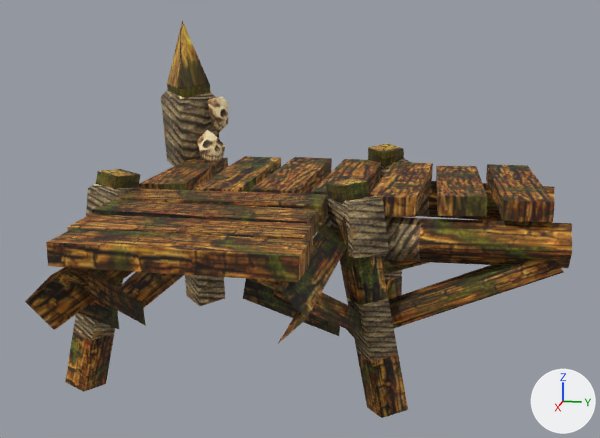
Before and after pictures for a commit that changed the FBX model Assets/3DModels/Map/Plank/turn_right.fbx.
Before and after are seen from a camera (50 mm lens) standing at (85.0, 21.4, 15.7) and looking at (8.1, 6.0, -3.5). Every picture has the same lights, and +X, +Y and +Z are marked at lower right. Where no turn or scale is listed for an object, it has been applied to the vertices.

Names of what the first picture shows: 'plankTurnA_prefab'.
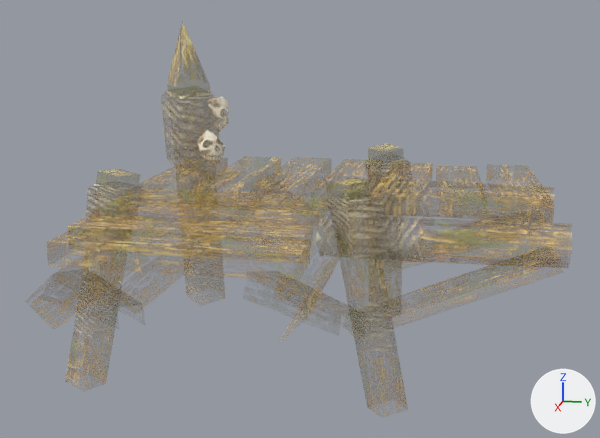
Where the newer file only moved an object's origin or applied its transform, the numbers keep the older frame.

The change, as a list of edits to the scene's bpy script:
```text
Change img_walltexture_png:
    img_walltexture_png: load_image('wallTexture.png', '../../Materials/wallTexture.png', 1024, 1024, 'sRGB') -> load_image('wallTexture.png', '../../Materials/wallTexture.png', 1024, 1024, 'Non-Color')
Add mat_temple_run_material_007:
    mat_temple_run_material_007 = bpy.data.materials.new('Temple Run Material.007')
    # uses the picture img_walltexture_png
Change me_plankturna_prefab:
    where me_plankturna_prefab.from_pydata(...)  # 313 vertices, 386 faces; spans x -16.3..31.9, y -17.4..31.3, z -21.1..15.0
    remove me_plankturna_prefab.materials.append(mat_temple_run_material_004)  # picture img_walltexture_png
    add me_plankturna_prefab.materials.append(mat_temple_run_material_007)
```

Pixel boxes [x1, y1, x2, y2] of what changed, in the pictures (600 x 438 px):
'plankTurnA_prefab', surface changed, recoloured (brown to beige): [25, 21, 572, 418] in both
